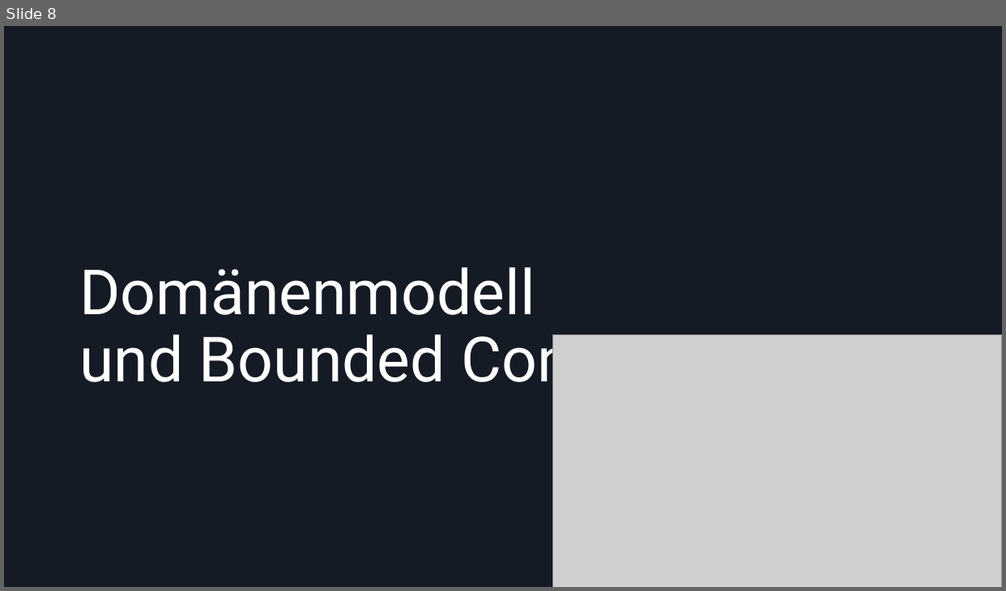
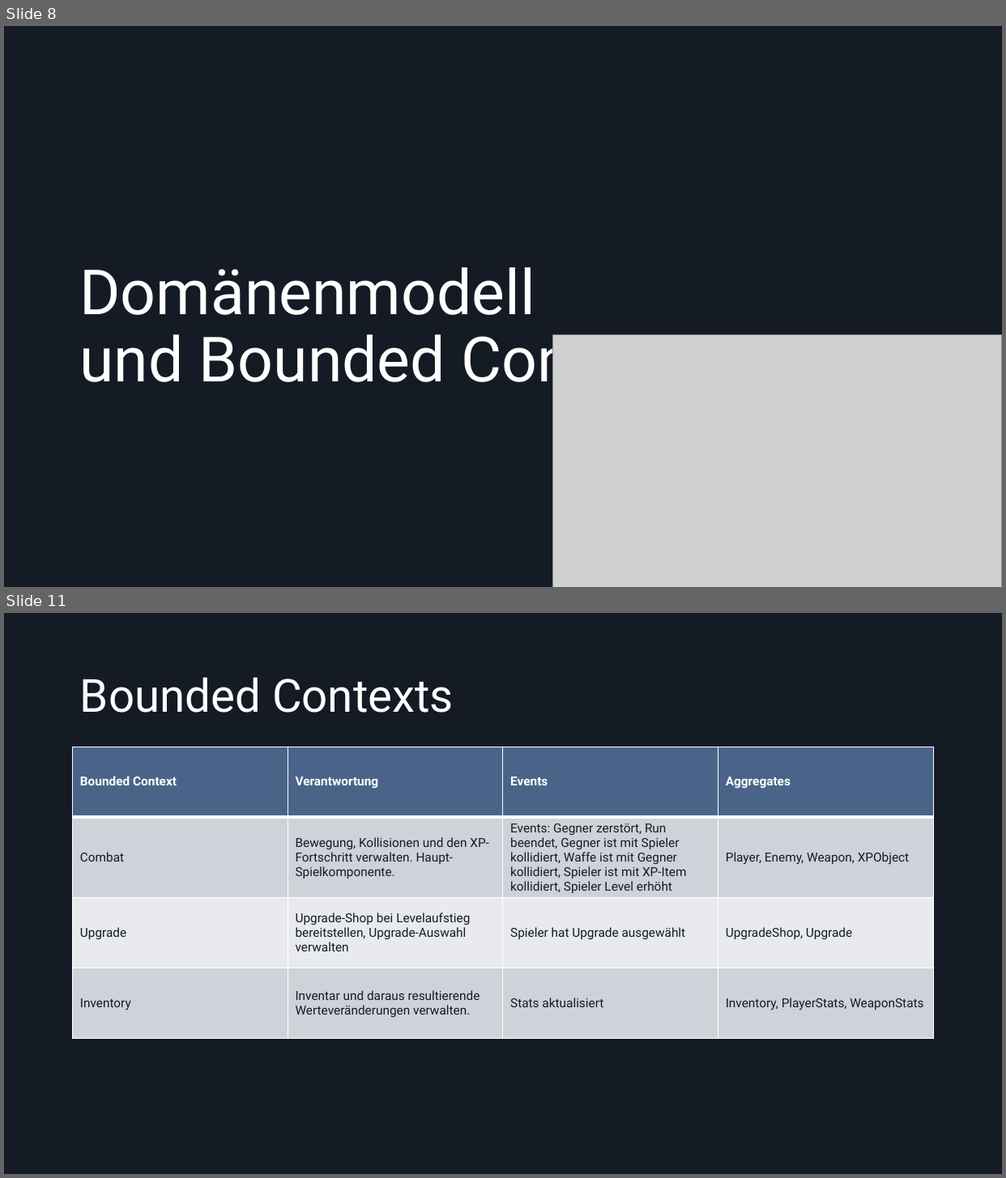
Before and after one commit to Dolokan/MSE_Roguelike, a slide deck: Moderne Softwareentwicklung Zwischenpräsentation.pptx. Shown one above the other, each under a label of ours: slide 8 before the commit, slides 8 and 11 after it; the slides between them are not shown. The pictures are 1006x591 and 1006x1178 pixels, drawn with LibreOffice and Linux fonts; fonts in the diff are those of the drawing; grey boxes stand for pictures. Boxes give left, top, right and bottom in pixels: in the first picture for what was removed or moved away, otherwise in the second. Text is boxed around its words. In the diff, an @@ line names an element or a change of style, - is before the commit and + after.

```diff
--- a/Moderne Softwareentwicklung Zwischenpräsentation.pptx
+++ b/Moderne Softwareentwicklung Zwischenpräsentation.pptx
@@ slide 11 added at [4, 613, 1002, 1174], background #151B25 @@
@@ title added at [80, 677, 454, 713], 44 pt, text #FFFFFF @@
+Bounded Contexts
@@ table added at [73, 747, 936, 1041], 4 rows, 4 columns @@
+Bounded Context | Verantwortung | Events | Aggregates
+Combat | Bewegung, Kollisionen und den XP-Fortschritt verwalten. Haupt-Spielkomponente. | Events: Gegner zerstört, Run beendet, Gegner ist mit Spieler kollidiert, Waffe ist mit Gegner kollidiert, Spieler ist mit XP-Item kollidiert, Spieler Level erhöht | Player, Enemy, Weapon, XPObject
+Upgrade | Upgrade-Shop bei Levelaufstieg bereitstellen, Upgrade-Auswahl verwalten | Spieler hat Upgrade ausgewählt | UpgradeShop, Upgrade
+Inventory | Inventar und daraus resultierende Werteveränderungen verwalten. | Stats aktualisiert | Inventory, PlayerStats, WeaponStats
```
Also in this commit, not shown: 2 slides changed, 10 other slides added, 2 slides removed.
